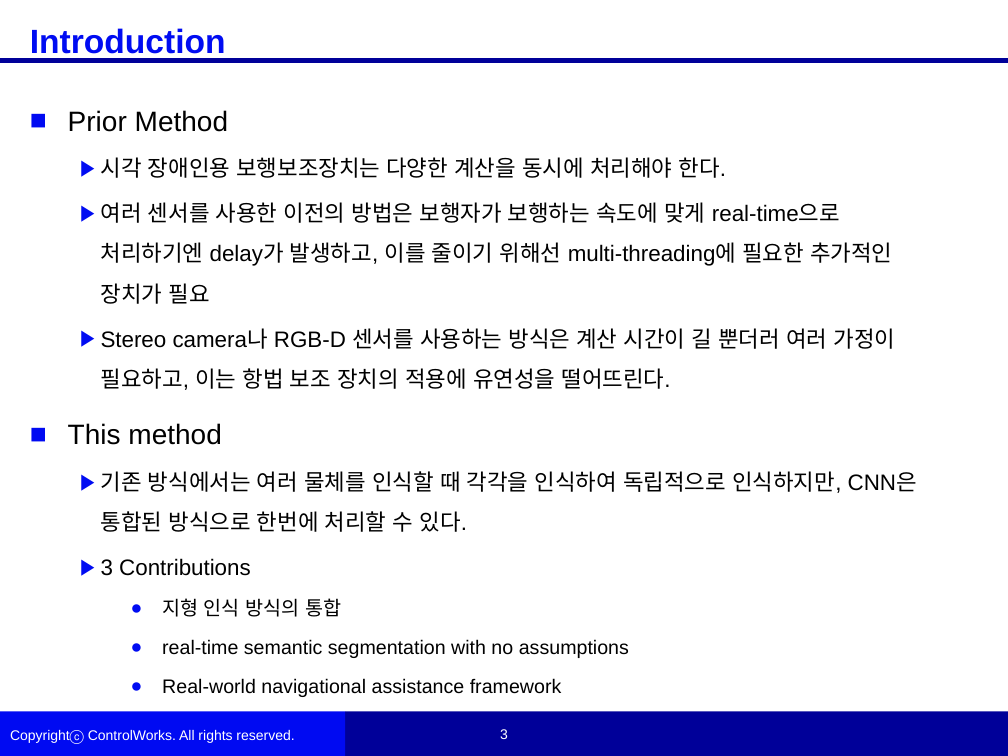
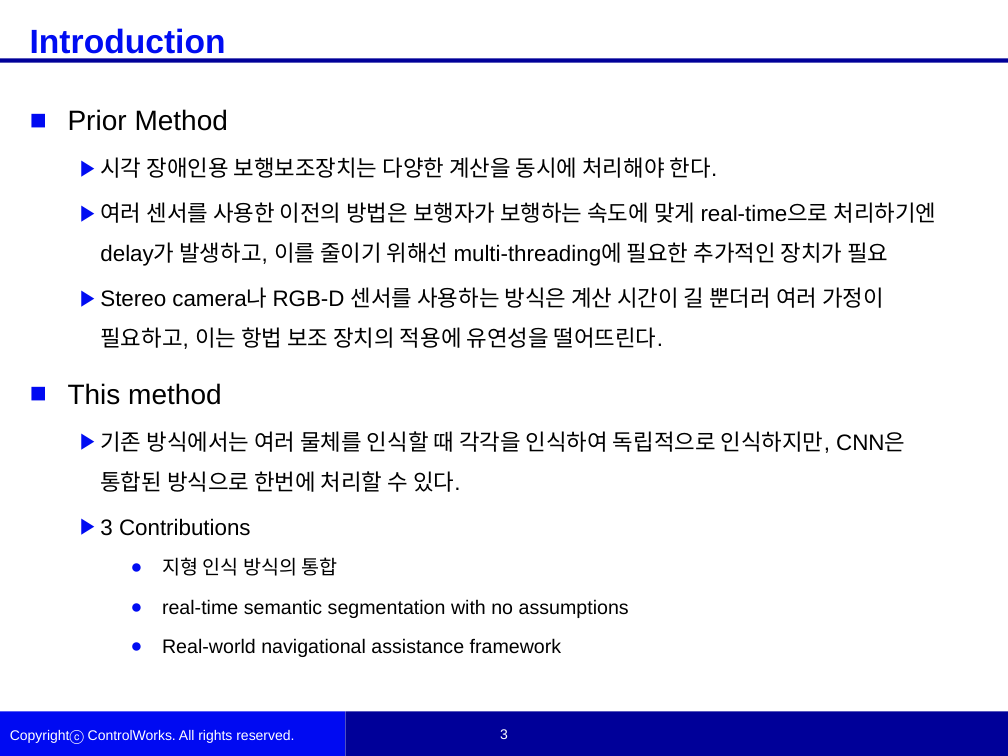
Before and after one commit to woojinKwon/deep_learning_paper, a slide deck: slide 3 of Unifying terrain awareness through real-time semantic segmentation_논문정리.pptx. Drawn at 1008x756 pixels with LibreOffice and Linux fonts; fonts in the diff are those of the drawing; background and template pictures are left out. Boxes give left, top, right and bottom in pixels: in the first picture for what was removed or moved away, otherwise in the second. Text is boxed around its words. In the diff, an @@ line names an element or a change of style, - is before the commit and + after.

```diff
--- a/Unifying terrain awareness through real-time semantic segmentation_논문정리.pptx
+++ b/Unifying terrain awareness through real-time semantic segmentation_논문정리.pptx
@@ text "Prior Method" at <box>68,109,936,657</box>: indent changed @@
@@ text "Copyrightⓒ ControlWorks. All rights reserved." rewrapped from <box>179,730,294,743</box> to <box>88,730,294,743</box> @@
```
Also in this commit, not shown: 1 other slide changed, 7 slides removed.
